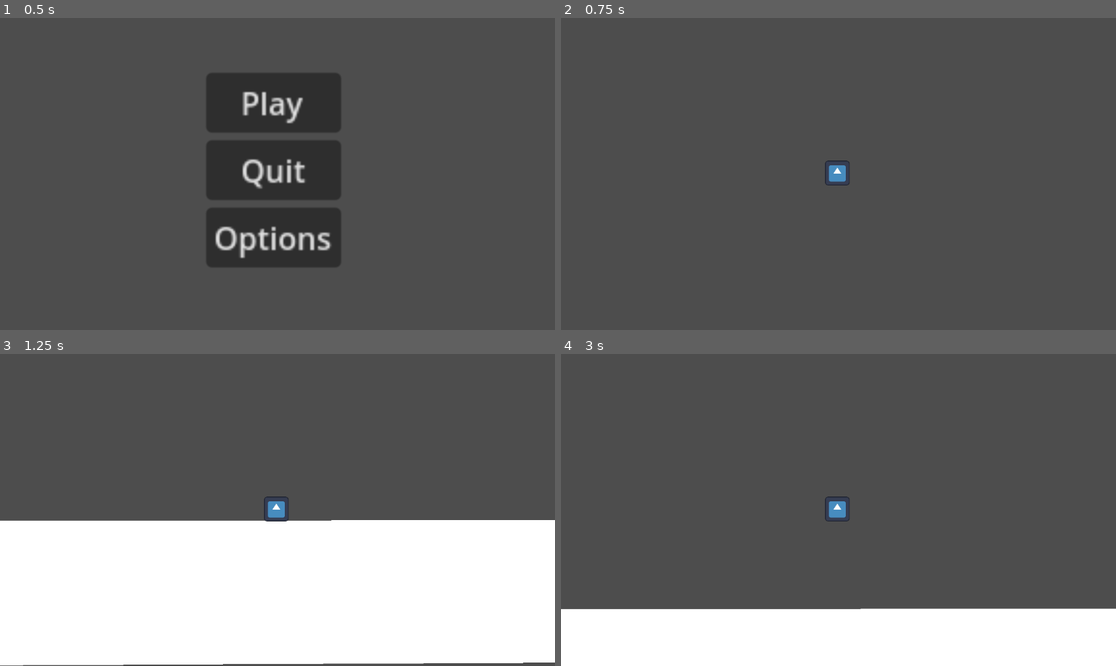
Above: before the commit, frames 1-4 (two rows, left to right).
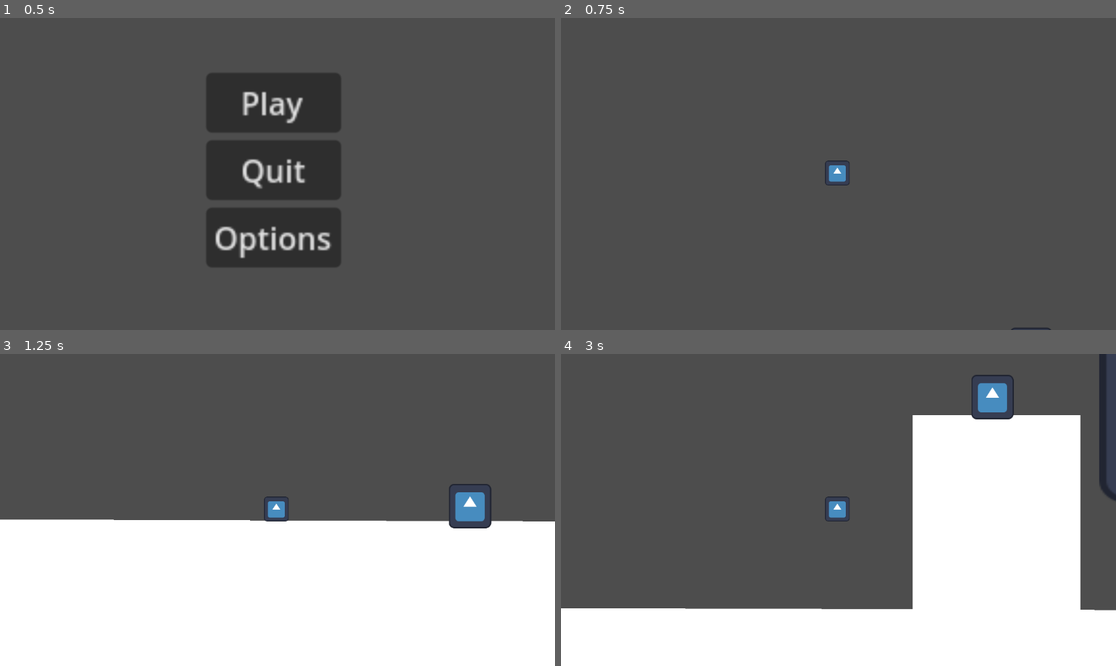
Above: after the commit, the same moments.

Repository: ruvinchoi/Capstone
Game: Godot game, scene res://scenes/menu.tscn
Same seed, same stepped clock (60 frames per second), same inputs: the game is played once before the commit and once after it. The engine's default icon, where the game draws it, is replaced by a stand-in: a white triangle on a blue panel in a dark square.
Inputs:
- Up to frame 1 (0.5 s): no input
- Up to frame 2 (0.75 s): click "Play" at 0.5 s
- Up to frame 3 (1.25 s): no input
- Up to frame 4 (3 s): tap Enter (ui_accept) at 1.25, 1.52, 2.27, 2.75 s; tap A (a) at 1.35 s; tap D (d) at 1.55, 2.1 s; tap Shift (shift, bound only after the commit) at 2.3, 2.85 s

Frame 1 is identical in both runs. In frame 2, less than 0.1% of the frame differs, in the area x 81-89%, y 99-100%; in frame 3, 1.7%; in frame 4, 20%, in the area x 0-100%, y 0-83%.

Commit message:
elevator

Diff:
--- a/project.godot
+++ b/project.godot
@@ -41,6 +41,16 @@
 , Object(InputEventKey,"resource_local_to_scene":false,"resource_name":"","device":-1,"window_id":0,"alt_pressed":false,"shift_pressed":false,"ctrl_pressed":false,"meta_pressed":false,"pressed":false,"keycode":0,"physical_keycode":4194321,"key_label":0,"unicode":0,"echo":false,"script":null)
 ]
 }
+test={
+"deadzone": 0.5,
+"events": [Object(InputEventKey,"resource_local_to_scene":false,"resource_name":"","device":-1,"window_id":0,"alt_pressed":false,"shift_pressed":false,"ctrl_pressed":false,"meta_pressed":false,"pressed":false,"keycode":0,"physical_keycode":84,"key_label":0,"unicode":116,"echo":false,"script":null)
+]
+}
+shift={
+"deadzone": 0.5,
+"events": [Object(InputEventKey,"resource_local_to_scene":false,"resource_name":"","device":-1,"window_id":0,"alt_pressed":false,"shift_pressed":false,"ctrl_pressed":false,"meta_pressed":false,"pressed":false,"keycode":0,"physical_keycode":4194325,"key_label":0,"unicode":0,"echo":false,"script":null)
+]
+}
 
 [rendering]
 
--- a/scenes/Player.tscn
+++ b/scenes/Player.tscn
@@ -1,12 +1,17 @@
-[gd_scene load_steps=4 format=3 uid="uid://b56ny1rlff8vh"]
+[gd_scene load_steps=5 format=3 uid="uid://b56ny1rlff8vh"]
 
-[ext_resource type="Texture2D" uid="uid://cb6psvcv0l4v" path="res://icon.svg" id="1_5s8aw"]
+[ext_resource type="Texture2D" uid="uid://cb6psvcv0l4v" path="res://assets/icon.svg" id="1_5s8aw"]
 [ext_resource type="Script" path="res://scripts/Player.gd" id="1_g04ia"]
 
 [sub_resource type="RectangleShape2D" id="RectangleShape2D_qlvdj"]
 size = Vector2(124, 121)
 
-[node name="CharacterBody2D" type="CharacterBody2D"]
+[sub_resource type="RectangleShape2D" id="RectangleShape2D_kv5j3"]
+size = Vector2(93.5, 140)
+
+[node name="CharacterBody2D" type="CharacterBody2D" groups=["player"]]
+collision_layer = 3
+collision_mask = 3
 script = ExtResource("1_g04ia")
 
 [node name="Node2D" type="Node2D" parent="."]
@@ -18,3 +23,11 @@
 [node name="Icon" type="Sprite2D" parent="."]
 position = Vector2(0, 7)
 texture = ExtResource("1_5s8aw")
+
+[node name="Area2D" type="Area2D" parent="."]
+
+[node name="CollisionShape2D" type="CollisionShape2D" parent="Area2D"]
+position = Vector2(0, 24)
+shape = SubResource("RectangleShape2D_kv5j3")
+
+[connection signal="area_entered" from="Area2D" to="." method="_on_area_2d_area_entered"]
--- /dev/null
+++ b/scenes/pelevate.tscn
@@ -0,0 +1,46 @@
+[gd_scene load_steps=5 format=3 uid="uid://bag0gc7xqjy6q"]
+
+[ext_resource type="Script" path="res://scripts/pelevate.gd" id="1_bk7tw"]
+[ext_resource type="Texture2D" uid="uid://dy72iqiygqa2w" path="res://icon.svg" id="2_uyhrw"]
+
+[sub_resource type="RectangleShape2D" id="RectangleShape2D_q5qoi"]
+size = Vector2(41.9593, 14.9537)
+
+[sub_resource type="RectangleShape2D" id="RectangleShape2D_tw6s1"]
+size = Vector2(20, 157.778)
+
+[node name="AnimatableBody2D" type="AnimatableBody2D"]
+scale = Vector2(4.36, 0.36)
+script = ExtResource("1_bk7tw")
+
+[node name="ColorRect" type="ColorRect" parent="."]
+offset_right = 40.0
+offset_bottom = 40.0
+scale = Vector2(1, 44.6667)
+
+[node name="CollisionShape2D" type="CollisionShape2D" parent="." groups=["platform"]]
+position = Vector2(20.3889, 897.222)
+scale = Vector2(0.960911, 120)
+shape = SubResource("RectangleShape2D_q5qoi")
+
+[node name="wait" type="Timer" parent="."]
+wait_time = 5.0
+one_shot = true
+
+[node name="Area2D" type="Area2D" parent="."]
+collision_layer = 2
+collision_mask = 2
+
+[node name="CollisionShape2D" type="CollisionShape2D" parent="Area2D"]
+position = Vector2(18.8073, -71.1111)
+scale = Vector2(1, 1)
+shape = SubResource("RectangleShape2D_tw6s1")
+
+[node name="Sprite2D" type="Sprite2D" parent="Area2D"]
+position = Vector2(19.0367, -52.7778)
+scale = Vector2(0.0788776, 1)
+texture = ExtResource("2_uyhrw")
+
+[connection signal="timeout" from="wait" to="." method="_on_wait_timeout"]
+[connection signal="body_entered" from="Area2D" to="." method="_on_area_2d_body_entered"]
+[connection signal="body_exited" from="Area2D" to="." method="_on_area_2d_body_exited"]
--- a/scenes/world.tscn
+++ b/scenes/world.tscn
@@ -1,17 +1,73 @@
-[gd_scene load_steps=3 format=3 uid="uid://ckawfpdlw8bi1"]
+[gd_scene load_steps=9 format=3 uid="uid://ckawfpdlw8bi1"]
 
 [ext_resource type="Script" path="res://scripts/StaticBody2D.gd" id="1_od56n"]
 [ext_resource type="PackedScene" uid="uid://b56ny1rlff8vh" path="res://scenes/Player.tscn" id="2_ok5ji"]
+[ext_resource type="PackedScene" uid="uid://bag0gc7xqjy6q" path="res://scenes/pelevate.tscn" id="3_4fn2g"]
+[ext_resource type="Texture2D" uid="uid://dy72iqiygqa2w" path="res://icon.svg" id="5_k4e4c"]
+
+[sub_resource type="Animation" id="Animation_dw1lu"]
+length = 0.001
+tracks/0/type = "value"
+tracks/0/imported = false
+tracks/0/enabled = true
+tracks/0/path = NodePath(".:position")
+tracks/0/interp = 1
+tracks/0/loop_wrap = true
+tracks/0/keys = {
+"times": PackedFloat32Array(0),
+"transitions": PackedFloat32Array(1),
+"update": 0,
+"values": [Vector2(-799, -198)]
+}
+
+[sub_resource type="Animation" id="Animation_wrmk5"]
+resource_name = "down"
+length = 2.0
+tracks/0/type = "value"
+tracks/0/imported = false
+tracks/0/enabled = true
+tracks/0/path = NodePath(".:position")
+tracks/0/interp = 1
+tracks/0/loop_wrap = true
+tracks/0/keys = {
+"times": PackedFloat32Array(0, 2),
+"transitions": PackedFloat32Array(1, 1),
+"update": 0,
+"values": [Vector2(-799, -498), Vector2(-799, -198)]
+}
+
+[sub_resource type="Animation" id="Animation_18x87"]
+resource_name = "up"
+length = 2.0
+tracks/0/type = "value"
+tracks/0/imported = false
+tracks/0/enabled = true
+tracks/0/path = NodePath(".:position")
+tracks/0/interp = 1
+tracks/0/loop_wrap = true
+tracks/0/keys = {
+"times": PackedFloat32Array(0, 2),
+"transitions": PackedFloat32Array(1, 1),
+"update": 0,
+"values": [Vector2(-799, -198), Vector2(-799, -498)]
+}
+
+[sub_resource type="AnimationLibrary" id="AnimationLibrary_iv51s"]
+_data = {
+"RESET": SubResource("Animation_dw1lu"),
+"down": SubResource("Animation_wrmk5"),
+"up": SubResource("Animation_18x87")
+}
 
 [node name="World" type="Node"]
 
-[node name="platform test" type="StaticBody2D" parent="."]
+[node name="land tets" type="StaticBody2D" parent="."]
 script = ExtResource("1_od56n")
 
-[node name="CollisionPolygon2D" type="CollisionPolygon2D" parent="platform test"]
-polygon = PackedVector2Array(-43, -53, -43, -53, -1705, -45, -1715, -197, -51, -199)
+[node name="CollisionPolygon2D" type="CollisionPolygon2D" parent="land tets"]
+polygon = PackedVector2Array(-41, 224, -1749, 200, -1748, -205, -51, -199)
 
-[node name="Polygon2D" type="Polygon2D" parent="platform test"]
+[node name="Polygon2D" type="Polygon2D" parent="land tets"]
 
 [node name="CharacterBody2D" parent="." instance=ExtResource("2_ok5ji")]
 position = Vector2(-917, -417)
@@ -20,3 +76,16 @@
 [node name="Camera2D" type="Camera2D" parent="CharacterBody2D"]
 position = Vector2(6, 12)
 zoom = Vector2(2, 2)
+
+[node name="AnimatableBody2D" parent="." instance=ExtResource("3_4fn2g")]
+position = Vector2(-799, -198)
+
+[node name="AnimationPlayer" type="AnimationPlayer" parent="AnimatableBody2D"]
+libraries = {
+"": SubResource("AnimationLibrary_iv51s")
+}
+
+[node name="Icon" type="Sprite2D" parent="."]
+position = Vector2(-482, -408)
+scale = Vector2(1.92969, 1.50781)
+texture = ExtResource("5_k4e4c")
--- a/scripts/Player.gd
+++ b/scripts/Player.gd
@@ -3,6 +3,7 @@
 
 const SPEED = 600.0
 const JUMP_VELOCITY = -500.0
+var onPlatform = false
 
 # Get the gravity from the project settings to be synced with RigidBody nodes.
 var gravity = ProjectSettings.get_setting("physics/2d/default_gravity")
@@ -26,3 +27,8 @@
 		velocity.x = move_toward(velocity.x, 0, SPEED)
 
 	move_and_slide()
+
+
+func _on_area_2d_area_entered(body):
+	if body.is_in_group("platform"):
+		onPlatform = true
--- /dev/null
+++ b/scripts/pelevate.gd
@@ -0,0 +1,31 @@
+extends AnimatableBody2D
+
+@onready var wait = $wait
+var within = false
+var animPlaying = false
+
+func _ready():
+	pass
+
+func _physics_process(_delta):
+	testanimate()
+
+func testanimate():
+	if Input.is_action_just_pressed("test") and within == true and $AnimationPlayer.is_playing() == false and animPlaying == false:
+		$AnimationPlayer.play("up")
+		animPlaying = true
+		wait.start()
+	elif Input.is_action_just_pressed("shift"):
+		$AnimationPlayer.play("down")
+
+func _on_wait_timeout():
+	$AnimationPlayer.play("down")
+	animPlaying = false
+
+func _on_area_2d_body_entered(body):
+	if body.is_in_group("player"):
+		within = true
+
+func _on_area_2d_body_exited(body):
+		if body.is_in_group("player"):
+			within = false
Not shown: 1 places in scenes/options_menu.tscn that only renumber resources
